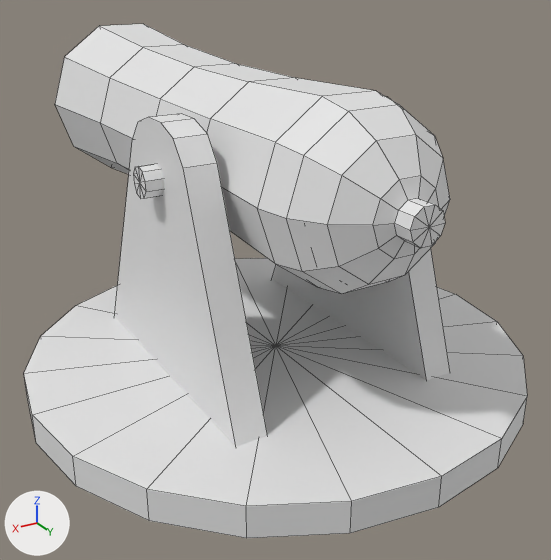
An edit to the FBX model Assets/Models/Towers/Arcane/Cannon.fbx, drawn before and after from the same camera.
The view is the same before and after, from a 50 mm camera at (0.721, 1.2, 0.812) aimed at (-0.046, -0.078, 0.173). Arrows for +X, +Y and +Z are at lower left; the lights stay in place. Mesh edges are drawn as thin lines. Where no turn or scale is listed for an object, it has been applied to the vertices.

In view in the first picture: 'Cannon'.
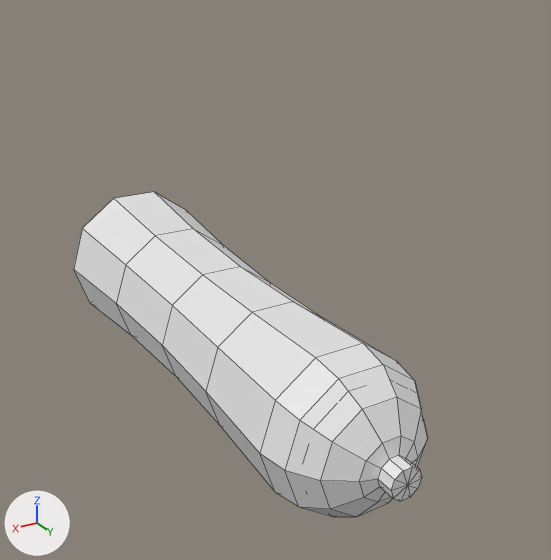
Commit message: Split cannon mesh in two parts

Pixel boxes (x1, y1, x2, y2) of what changed, in the pictures (551 x 560 px):
```json
{"object": "Cannon", "change": "reshaped, moved", "before": [24, 24, 527, 538], "after": [74, 192, 428, 517], "on screen": "30% narrower, 37% shorter"}
{"part": 1, "of": "me_sphere", "change": "deleted", "before": [24, 258, 527, 538]}
{"part": 2, "of": "me_sphere", "change": "deleted", "before": [133, 164, 164, 199]}
{"part": 3, "of": "me_sphere", "change": "deleted", "before": [272, 97, 450, 381]}
{"part": 4, "of": "me_sphere", "change": "deleted", "before": [114, 114, 268, 446]}
```

The change, as JSON lines over the scene's bpy script:
```json
{"block": "me_sphere", "where": "me_sphere.from_pydata(...)  # 236 vertices, 218 faces; spans x -0.5..0.5, y -0.769..0.5, z 0.004..0.64"}
{"block": "me_sphere", "where": "# used by ob_cannon; location = (0.0, 0.0, 0.0)"}
{"block": "me_sphere", "change": "me_sphere part 1: the loose piece of 41 vertices spanning x -0.5..0.5, y -0.5..0.5, z 0.004..0.064 is deleted"}
{"block": "me_sphere", "change": "me_sphere part 2: the loose piece of 21 vertices spanning x 0.145..0.27, y -0.029..0.026, z 0.423..0.48 is deleted"}
{"block": "me_sphere", "change": "me_sphere part 3: the loose piece of 16 vertices spanning x -0.233..-0.173, y -0.31..0.269, z 0.057..0.555 is deleted"}
{"block": "me_sphere", "change": "me_sphere part 4: the loose piece of 16 vertices spanning x 0.177..0.237, y -0.31..0.269, z 0.057..0.555 is deleted"}
{"op": "set", "path": "ob_cannon.location", "old": "(0.0, 0.0, 0.0)", "new": "(0.0, 0.0, -0.453)"}
```
